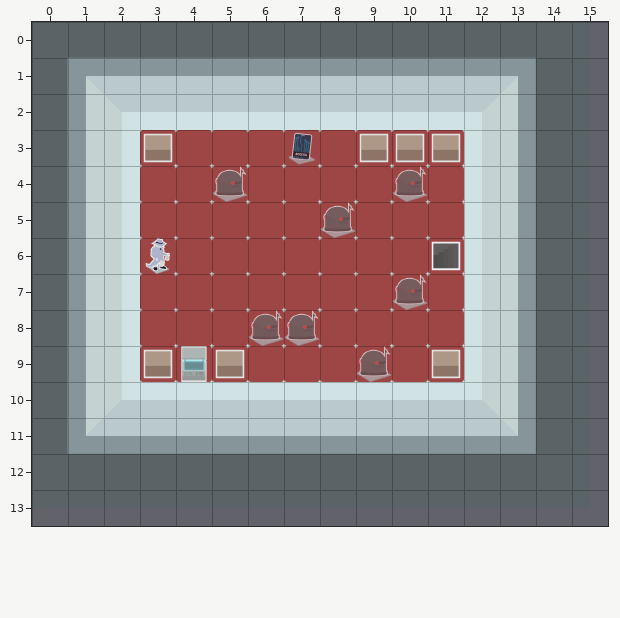
Tiled map: src/resources/maps/level-3-floor-3.tmx. This is how it looked before the edit.
Cells are 75x75 px. Shown: x 0..15, y 0..13.
The result:
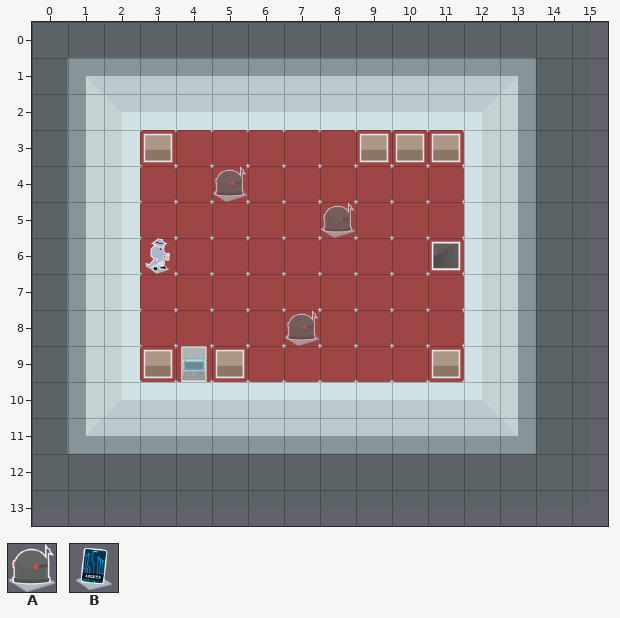
Key: from "tiles": A 6, B 9.
Objects are placed by their top-left corner, in cells (3,4 is the top-left corner of cell 3,4); size is 1x1 cell unless given.
The author wrote: Update level 3 tilemaps to simplify the data needed for the scramble enemies.
What changed:
Layer "Random Key" (now hidden):
Object B at 7,3 is removed.
Layer "Random Enemies" (now hidden):
Object A at 10,4 is removed.
Object A at 10,7 is removed.
Object A at 6,8 is removed.
Object A at 9,9 is removed.
Pixel boxes of the changes (left, top, right, bottom) in both pictures:
removed: (288, 132, 316, 165)
removed: (392, 166, 428, 202)
removed: (392, 274, 428, 310)
removed: (248, 310, 284, 346)
removed: (356, 346, 392, 382)
